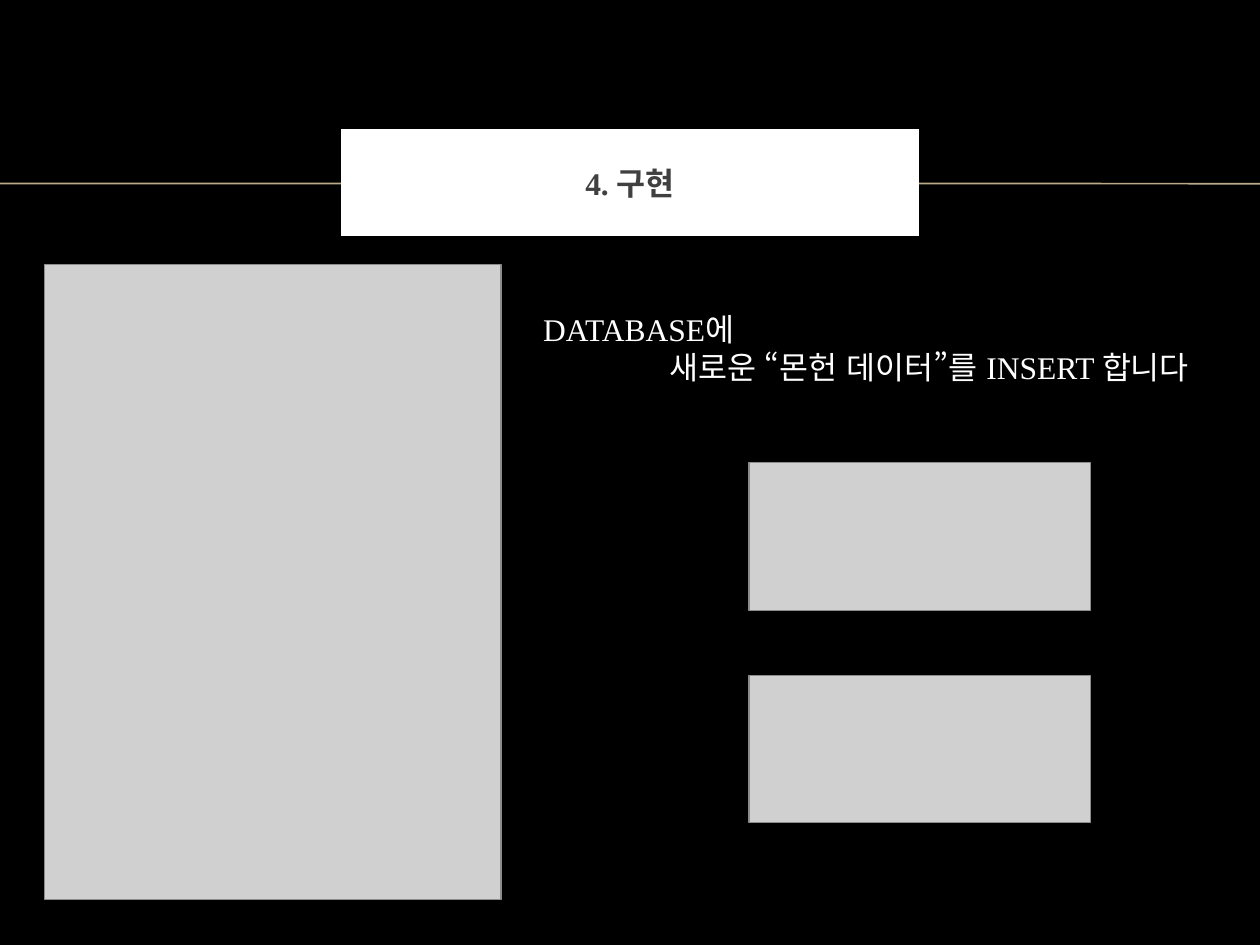
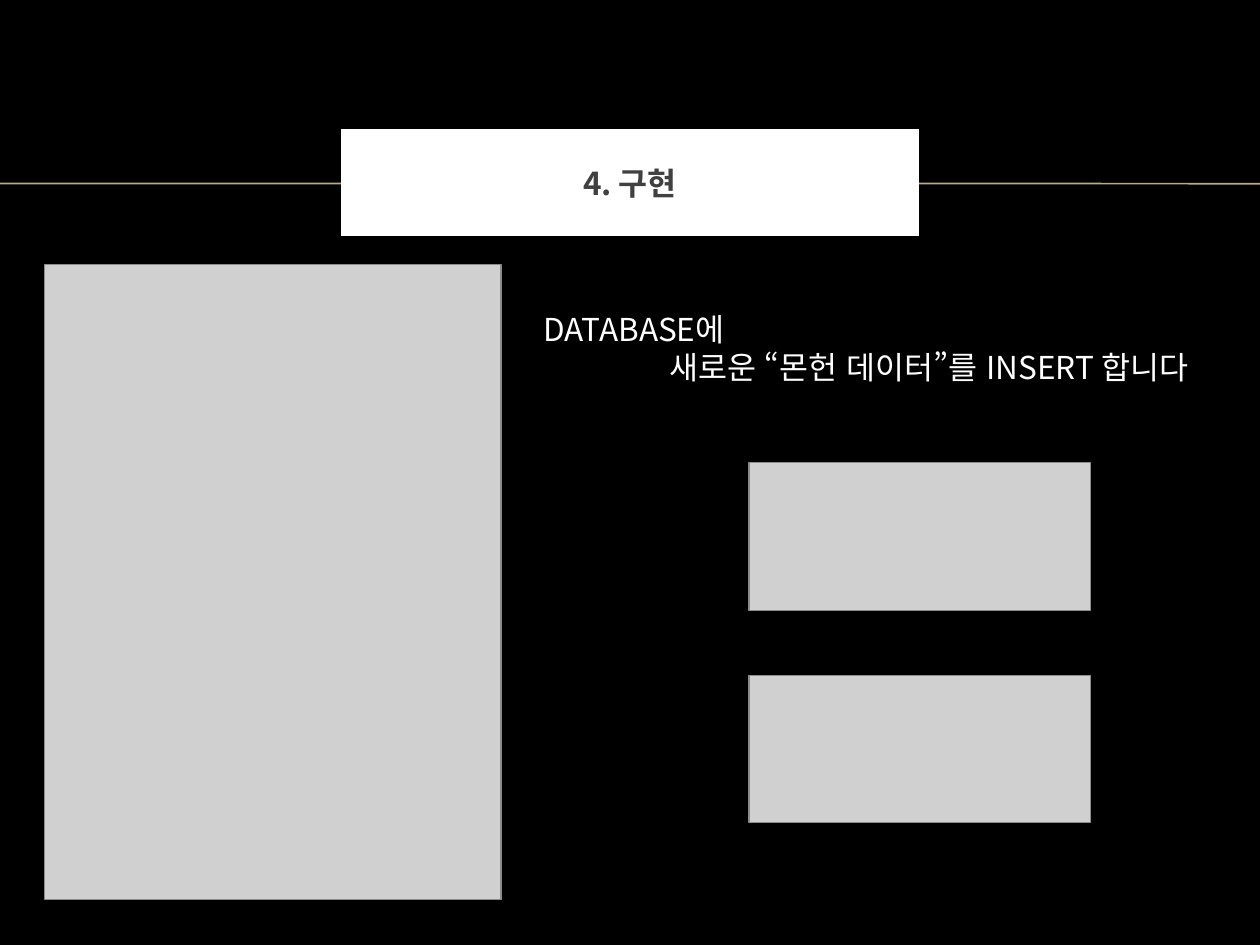
Before and after one commit to Chocobe/JAVA_Lecture, a slide deck: slide 11 of Java_tutorial/src/project_07_MonsterHunter_Weapon_DB/Monster_Hunter_ppt/몬스터헌터_무기DB.pptx. Drawn at 1260x945 pixels with LibreOffice and Linux fonts; fonts in the diff are those of the drawing; grey boxes stand for pictures; background and template pictures are left out. Boxes give left, top, right and bottom in pixels: in the first picture for what was removed or moved away, otherwise in the second. Text is boxed around its words. In the diff, an @@ line names an element or a change of style, - is before the commit and + after.

```diff
--- a/Java_tutorial/src/project_07_MonsterHunter_Weapon_DB/Monster_Hunter_ppt/몬스터헌터_무기DB.pptx
+++ b/Java_tutorial/src/project_07_MonsterHunter_Weapon_DB/Monster_Hunter_ppt/몬스터헌터_무기DB.pptx
@@ title "4. 구현" at [346, 135, 914, 232]: font Times New Roman to Noto Sans CJK KR @@
@@ text "DATABASE에" at [543, 315, 1188, 382]: font Times New Roman to Noto Sans CJK KR @@
```
Also in this commit, not shown: 21 other slides changed, 2 slides added, 5 other files.
